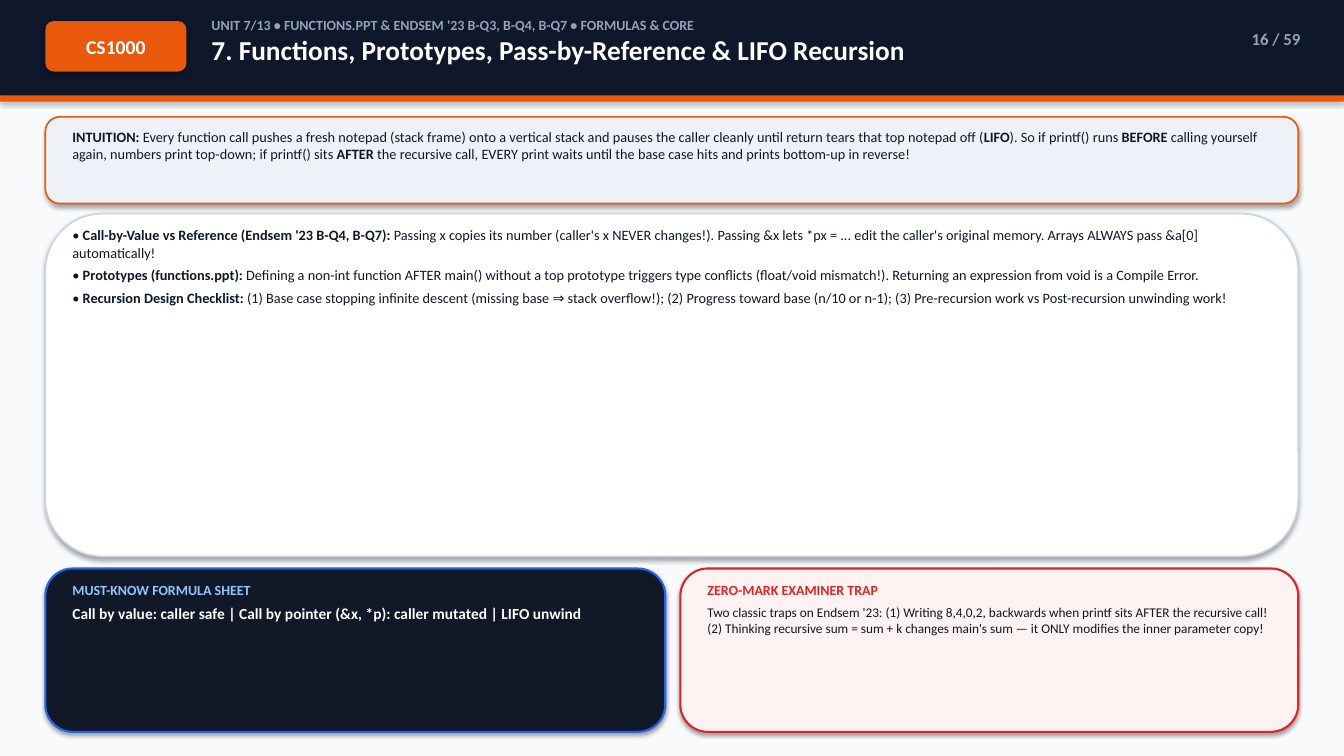
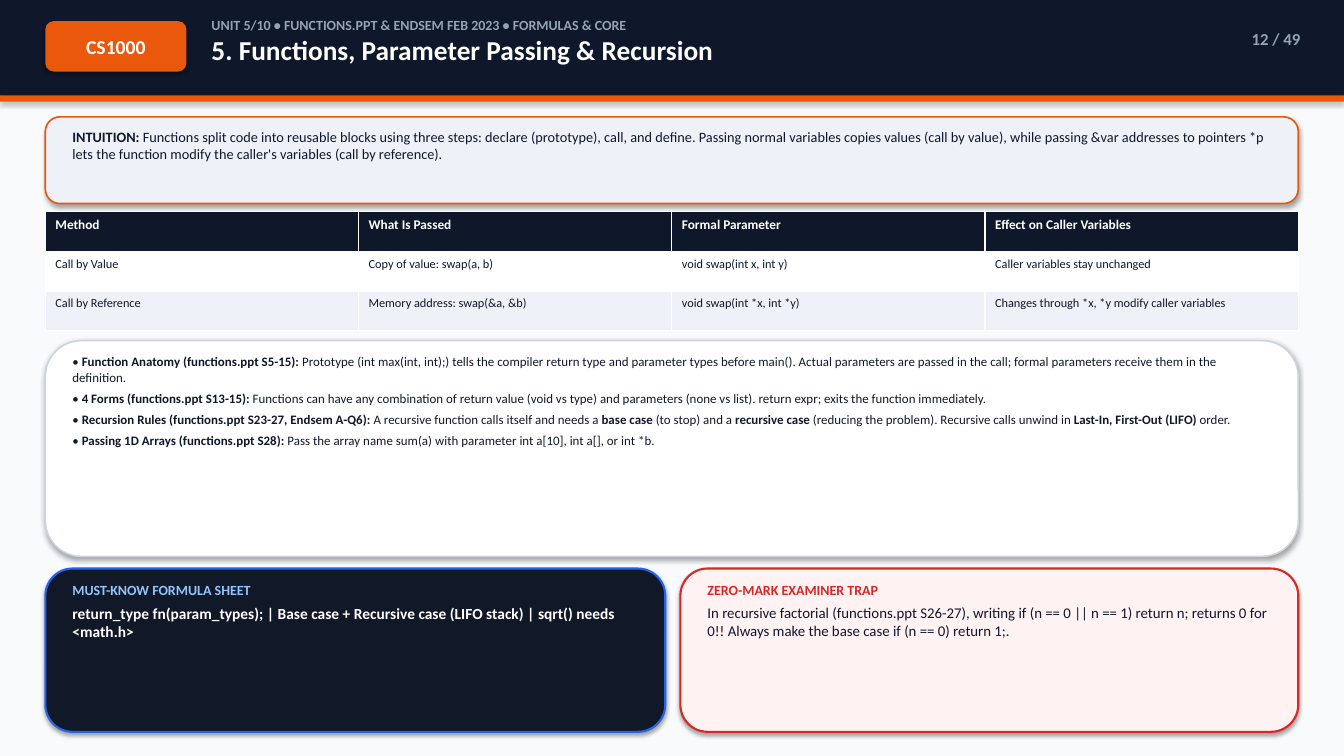
Before and after one commit to Sachitt-AV-08/iiitdm-sem1-study-hub, a slide deck: slide 12 of decks/CS1000_C_Programming_Exam_Deck.pptx (slide 16 before the commit). Drawn at 1344x756 pixels with LibreOffice and Linux fonts; fonts in the diff are those of the drawing. Boxes give left, top, right and bottom in pixels: in the first picture for what was removed or moved away, otherwise in the second. Text is boxed around its words. In the diff, an @@ line names an element or a change of style, - is before the commit and + after.

```diff
--- a/decks/CS1000_C_Programming_Exam_Deck.pptx
+++ b/decks/CS1000_C_Programming_Exam_Deck.pptx
@@ text at box(211, 20, 713, 65): text changed @@
-UNIT 7/13 • FUNCTIONS.PPT & ENDSEM '23 B-Q3, B-Q4, B-Q7 • FORMULAS & CORE
-7. Functions, Prototypes, Pass-by-Reference & LIFO Recursion
+UNIT 5/10 • FUNCTIONS.PPT & ENDSEM FEB 2023 • FORMULAS & CORE
+5. Functions, Parameter Passing & Recursion
@@ text at box(1252, 34, 1300, 45): text changed @@
-16 / 59
+12 / 49
@@ text at box(72, 131, 1264, 162): text changed @@
-INTUITION: Every function call pushes a fresh notepad (stack frame) onto a vertical stack and pauses the caller cleanly until return tears that top notepad off (LIFO). So if printf() runs BEFORE calling yourself again, numbers print top-down; if printf() sits AFTER the recursive call, EVERY print waits until the base case hits and prints bottom-up in reverse!
+INTUITION: Functions split code into reusable blocks using three steps: declare (prototype), call, and define. Passing normal variables copies values (call by value), while passing &var addresses to pointers *p lets the function modify the caller's variables (call by reference).
@@ table added at box(45, 212, 1300, 331), 3 rows, 4 columns @@
+Method | What Is Passed | Formal Parameter | Effect on Caller Variables
+Call by Value | Copy of value: swap(a, b) | void swap(int x, int y) | Caller variables stay unchanged
+Call by Reference | Memory address: swap(&a, &b) | void swap(int *x, int *y) | Changes through *x, *y modify caller variables
@@ text removed at box(72, 229, 1227, 306) @@
-• Call-by-Value vs Reference (Endsem '23 B-Q4, B-Q7): Passing x copies its number (caller's x NEVER changes!). Passing &x lets *px = ... edit the caller's original memory. Arrays ALWAYS pass &a[0] automatically!
-• Prototypes (functions.ppt): Defining a non-int function AFTER main() without a top prototype triggers type conflicts (float/void mismatch!). Returning an expression from void is a Compile Error.
-• Recursion Design Checklist: (1) Base case stopping infinite descent (missing base ⇒ stack overflow!); (2) Progress toward base (n/10 or n-1); (3) Pre-recursion work vs Post-recursion unwinding work!
@@ rounded rectangle: place and size @@
-rounded rectangle at box(45, 214, 1299, 557)
+rounded rectangle at box(45, 341, 1299, 557)
@@ text added at box(72, 356, 1231, 447), 9.2 pt, text #0F172A @@
+• Function Anatomy (functions.ppt S5-15): Prototype (int max(int, int);) tells the compiler return type and parameter types before main(). Actual parameters are passed in the call; formal parameters receive them in the definition.
+• 4 Forms (functions.ppt S13-15): Functions can have any combination of return value (void vs type) and parameters (none vs list). return expr; exits the function immediately.
+• Recursion Rules (functions.ppt S23-27, Endsem A-Q6): A recursive function calls itself and needs a base case (to stop) and a recursive case (reducing the problem). Recursive calls unwind in Last-In, First-Out (LIFO) order.
+• Passing 1D Arrays (functions.ppt S28): Pass the array name sum(a) with parameter int a[10], int a[], or int *b.
@@ text at box(72, 607, 614, 637): text changed @@
-Call by value: caller safe | Call by pointer (&x, *p): caller mutated | LIFO unwind
+return_type fn(param_types); | Base case + Recursive case (LIFO stack) | sqrt() needs <math.h>
@@ text at box(707, 607, 1267, 639): text changed; size 9.5 to 10.6 pt @@
-Two classic traps on Endsem '23: (1) Writing 8,4,0,2, backwards when printf sits AFTER the recursive call! (2) Thinking recursive sum = sum + k changes main's sum — it ONLY modifies the inner parameter copy!
+In recursive factorial (functions.ppt S26-27), writing if (n == 0 || n == 1) return n; returns 0 for 0!! Always make the base case if (n == 0) return 1;.
```
Also in this commit, not shown: 36 other slides changed, 12 slides added, 22 slides removed, 34 other files.
